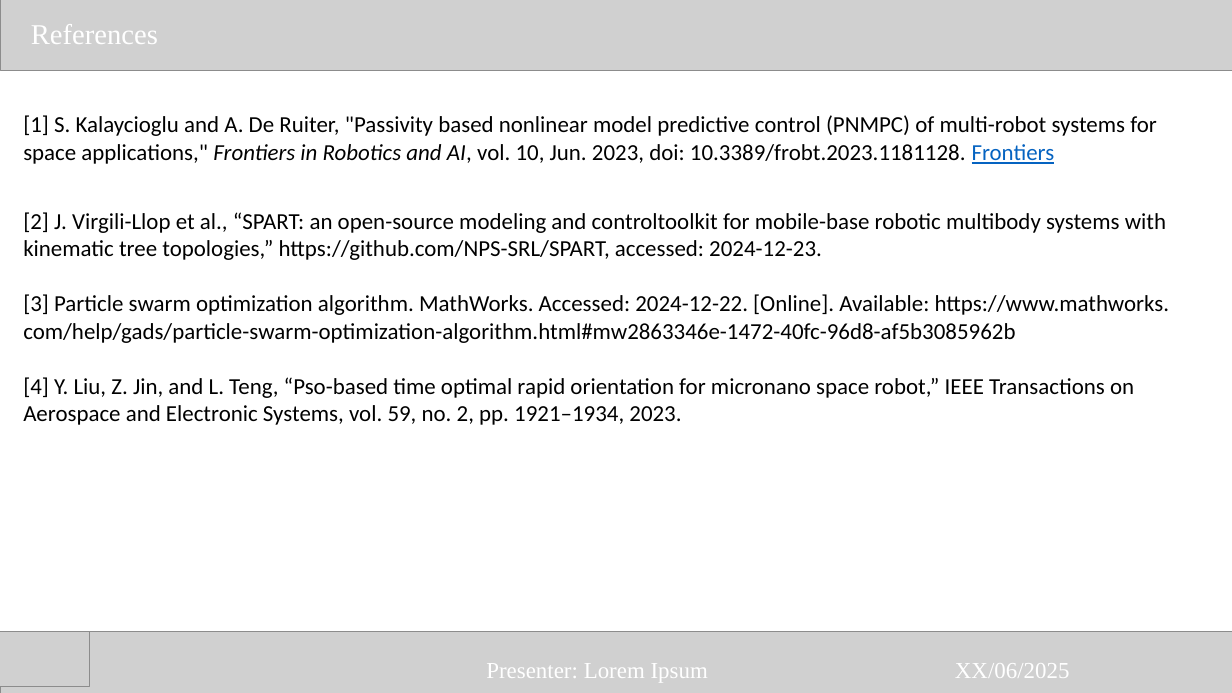
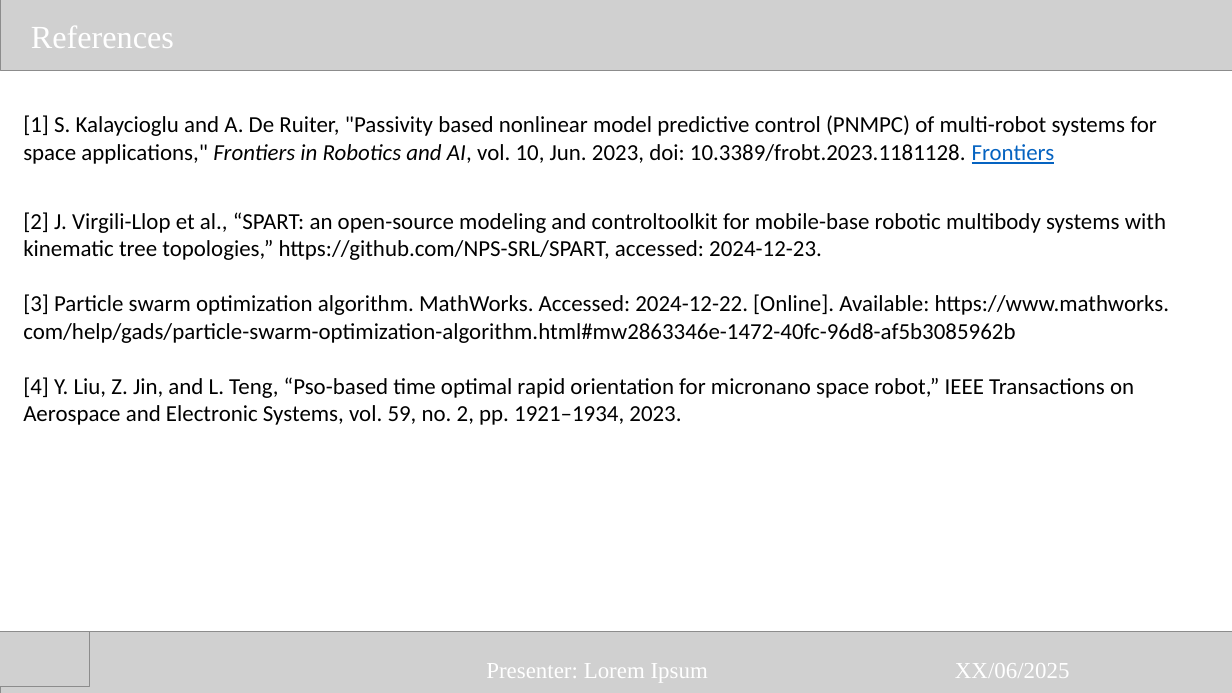
Before and after one commit to MrSkyGodz/KOM-511-Adaptive-Control, a slide deck: slide 10 of FinalProject/presentation_v0.pptx (slide 7 before the commit). Drawn at 1232x693 pixels with LibreOffice and Linux fonts; fonts in the diff are those of the drawing; grey boxes stand for pictures. Boxes give left, top, right and bottom in pixels: in the first picture for what was removed or moved away, otherwise in the second. Text is boxed around its words. In the diff, an @@ line names an element or a change of style, - is before the commit and + after.

```diff
--- a/FinalProject/presentation_v0.pptx
+++ b/FinalProject/presentation_v0.pptx
@@ text "References" at bbox=[31, 26, 174, 48]: size 40 to 45 pt @@
```
Also in this commit, not shown: 6 other slides changed, 4 slides added, 1 slide removed.
